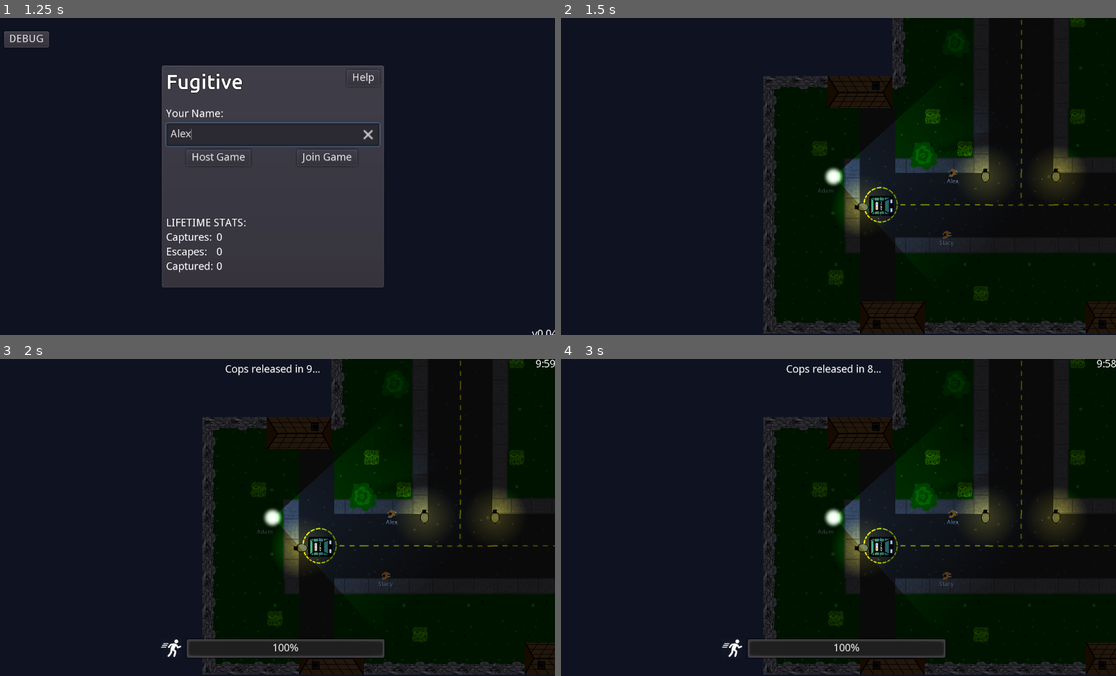
Above: before the commit, frames 1-4 (two rows, left to right).
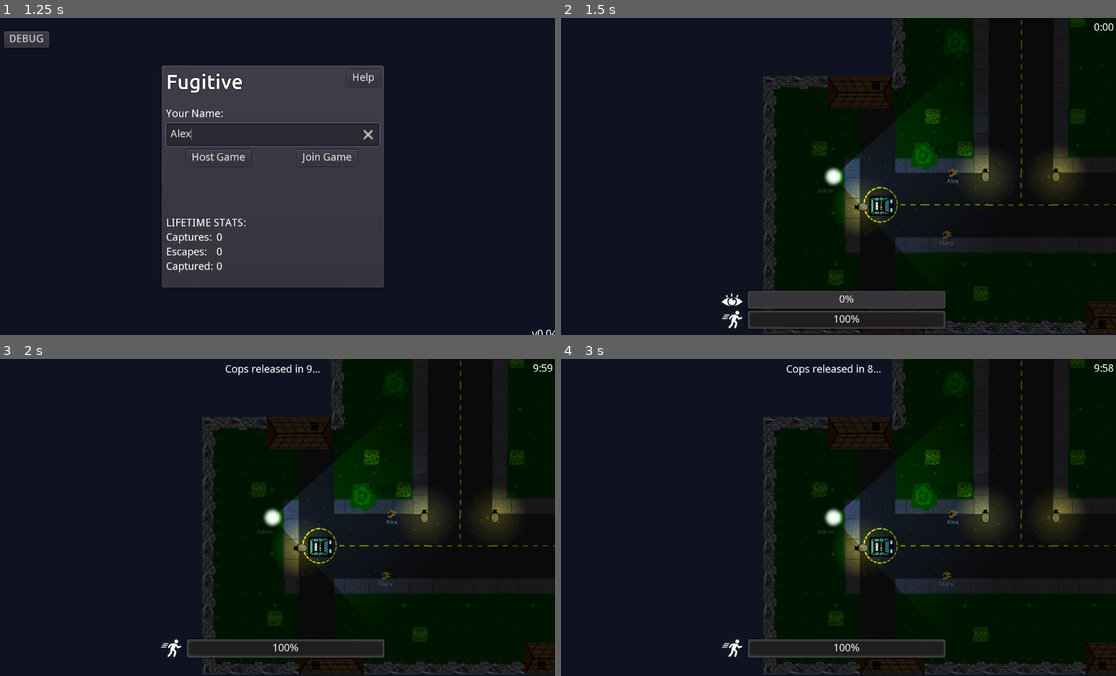
Above: after the commit, the same moments.

Repository: FugitiveTheGame/Fugitive
Game: Godot game, scene res://screens/mainmenu/MainMenu.tscn
Same seed, same stepped clock (60 frames per second), same inputs: the game is played once before the commit and once after it.
Inputs (mouse positions are in pixels of both pictures, inside the frame that each line leads up to):
- Up to frame 1 (1.25 s): click (271, 135) at 0.52 s; type "Alex" at 0.6 s
- Up to frame 2 (1.5 s): click "DEBUG" at 1.25 s
- Up to frame 3 (2 s): no input
- Up to frame 4 (3 s): hold Right (ui_right) 2.03-2.78 s; hold H (car_horn) 2.03-2.78 s; tap Enter at 2.75 s; hold Down (ui_down) from 2.78 s (still down); tap L (lock_car) at 2.85 s

Frame 1 is identical in both runs. In frame 2, 3.4% of the frame differs, in the area x 28-100%, y 1-99%; in frame 3, less than 0.1%; in frame 4, less than 0.1%.
Error in both runs: Invalid get index '0' (on base: 'Dictionary'). (res://global/Network.gd:34)

Commit message:
Timer out of the corner a bit

Diff:
--- a/maps/base/BaseMap.tscn
+++ b/maps/base/BaseMap.tscn
@@ -303,7 +303,6 @@
 text = "Back to Lobby"
 
 [node name="PlayerHud" type="Control" parent="UiLayer"]
-visible = false
 anchor_right = 1.0
 anchor_bottom = 1.0
 margin_left = 1.16635
@@ -403,8 +402,10 @@
 [node name="GameTimerLabel" type="Label" parent="UiLayer/PlayerHud"]
 anchor_left = 1.0
 anchor_right = 1.0
-margin_left = -45.0
-margin_bottom = 25.0
+margin_left = -51.1665
+margin_top = 10.0
+margin_right = -6.1665
+margin_bottom = 35.0
 text = "0:00"
 __meta__ = {
 "_edit_use_anchors_": false
Not shown, changed: READ_ME.txt
